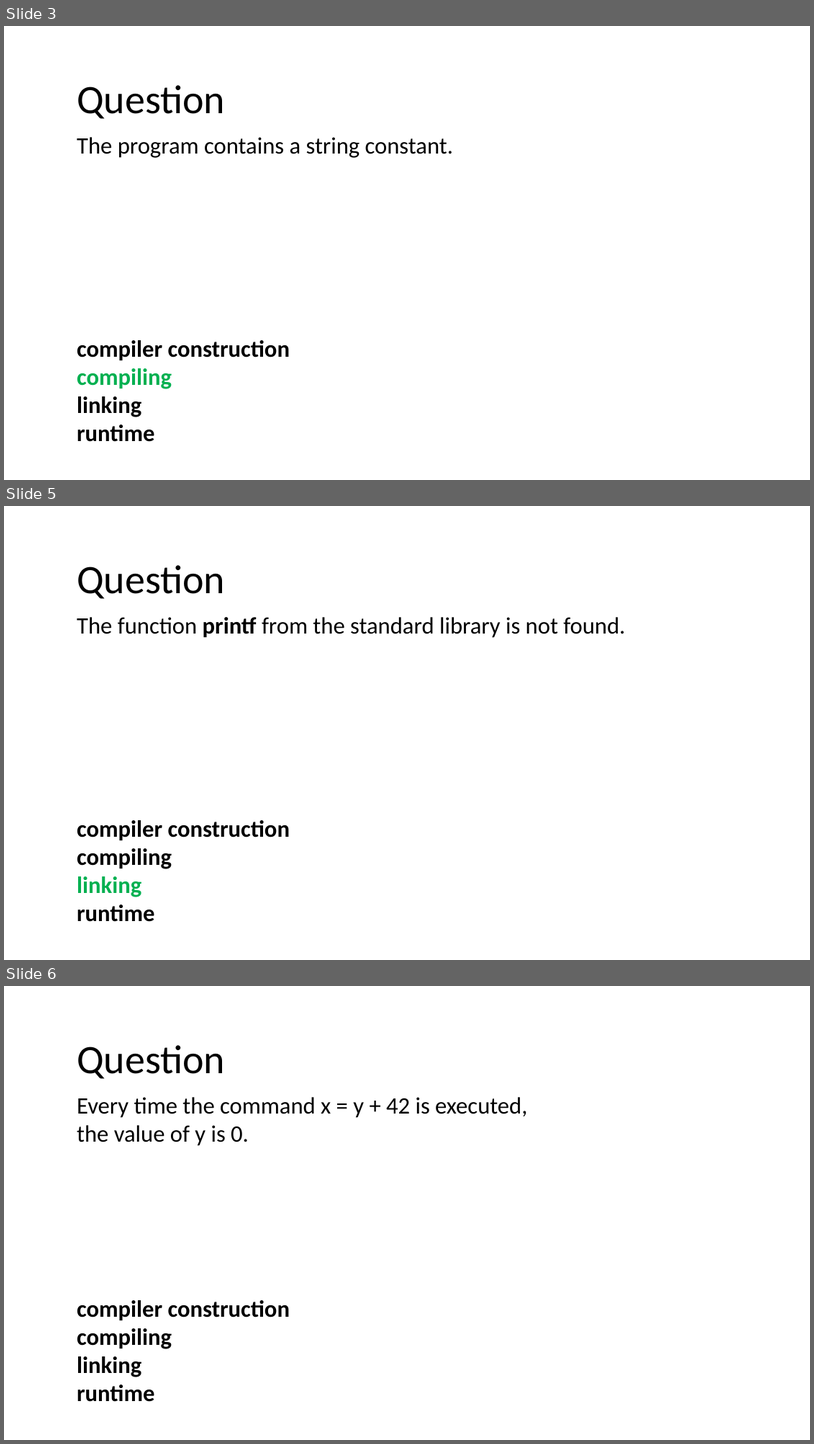
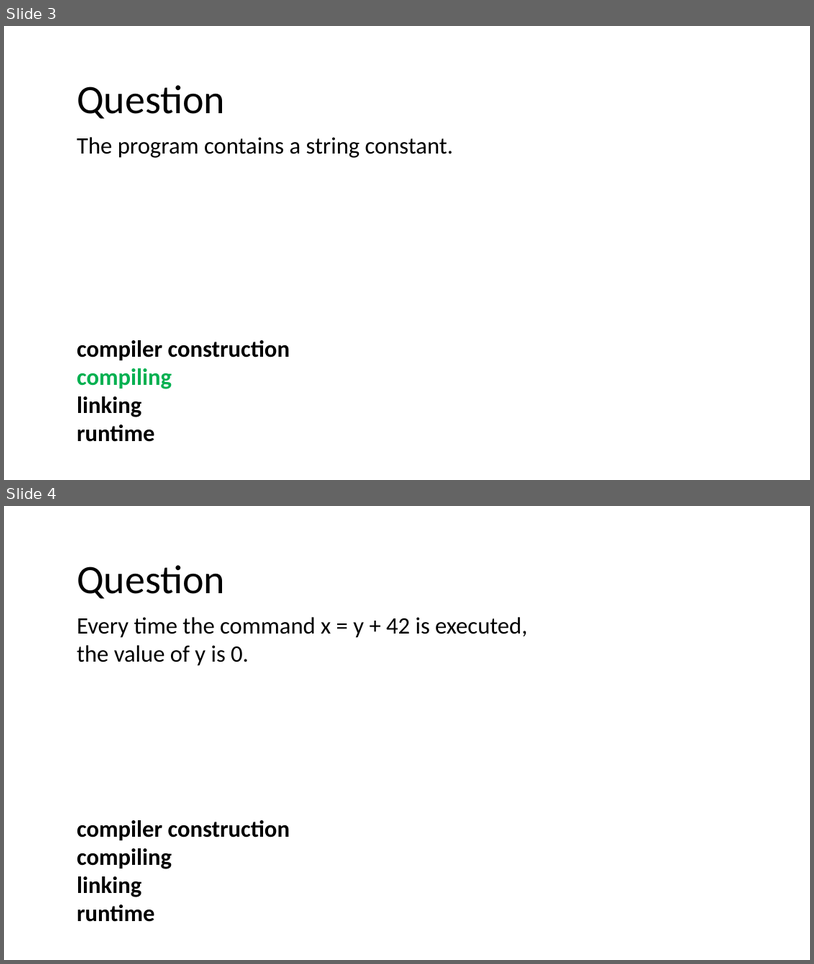
Before and after one commit to nivshani/compilation, a slide deck: slides/exam-questions.pptx. Shown one above the other, each under a label of ours: slides 3, 5 and 6 before the commit, slides 3 and 4 after it; the slides between them are not shown. The pictures are 814x1444 and 814x964 pixels, drawn with LibreOffice and Linux fonts; fonts in the diff are those of the drawing. Boxes give left, top, right and bottom in pixels: in the first picture for what was removed or moved away, otherwise in the second. Text is boxed around its words. In the diff, an @@ line names an element or a change of style, - is before the commit and + after.

```diff
--- a/slides/exam-questions.pptx
+++ b/slides/exam-questions.pptx
@@ slide 5 removed at [4,506,810,960], background #FFFFFF @@
@@ text removed at [77,565,225,599] @@
-Question
@@ text removed at [77,617,625,638] @@
-The function printf from the standard library is not found.
@@ text removed at [77,820,290,921] @@
-compiler construction
-compiling
-linking
-runtime
@@ what was slide 6 is now slide 4 @@
```
Also in this commit, not shown: 8 slides changed, 1 other slide removed, 1 other file.
